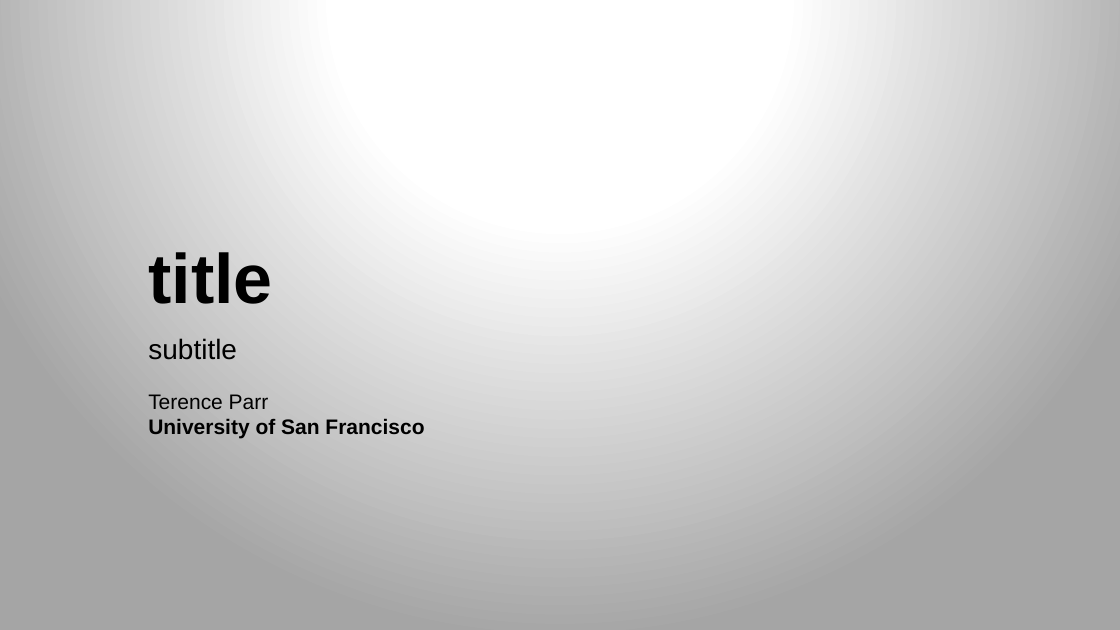
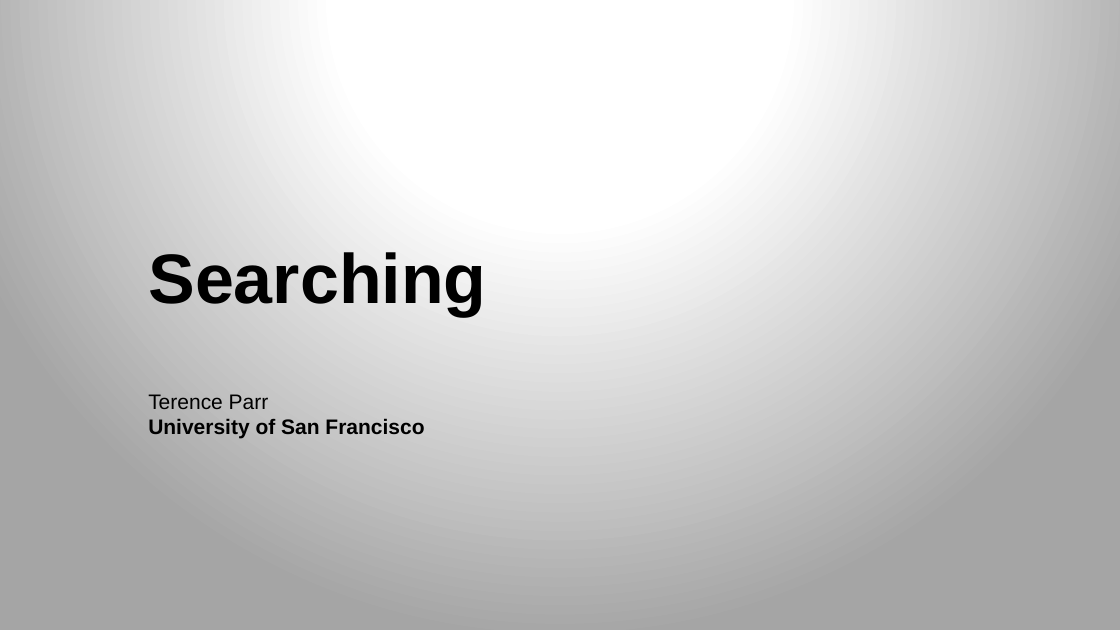
Before and after one commit to parrt/msds689, a slide deck: slide 1 of notes/searching.pptx. Drawn at 1120x630 pixels with LibreOffice and Linux fonts; fonts in the diff are those of the drawing; background and template pictures are left out. Boxes give left, top, right and bottom in pixels: in the first picture for what was removed or moved away, otherwise in the second. Text is boxed around its words. In the diff, an @@ line names an element or a change of style, - is before the commit and + after.

```diff
--- a/notes/searching.pptx
+++ b/notes/searching.pptx
@@ title at (x1=148, y1=252, x2=486, y2=316): text changed @@
-title
+Searching
@@ subtitle removed at (x1=148, y1=338, x2=237, y2=360) @@
-subtitle
```
Also in this commit, not shown: 1 other slide changed, 3 slides added, 3 slides removed.
